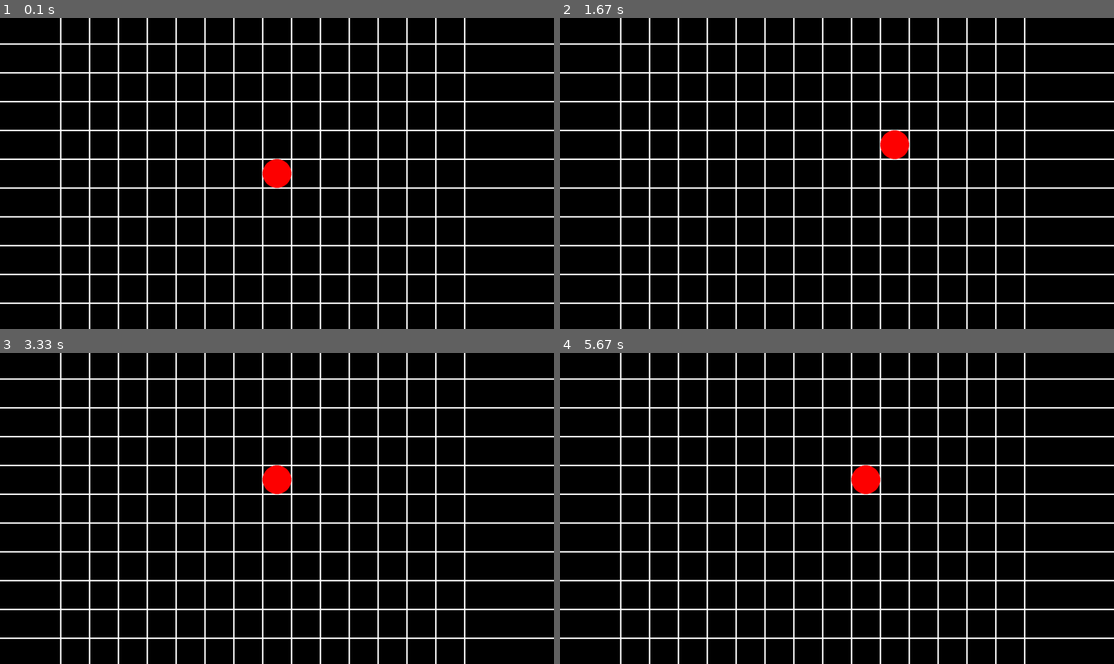
Above: before the commit, frames 1-4 (two rows, left to right).
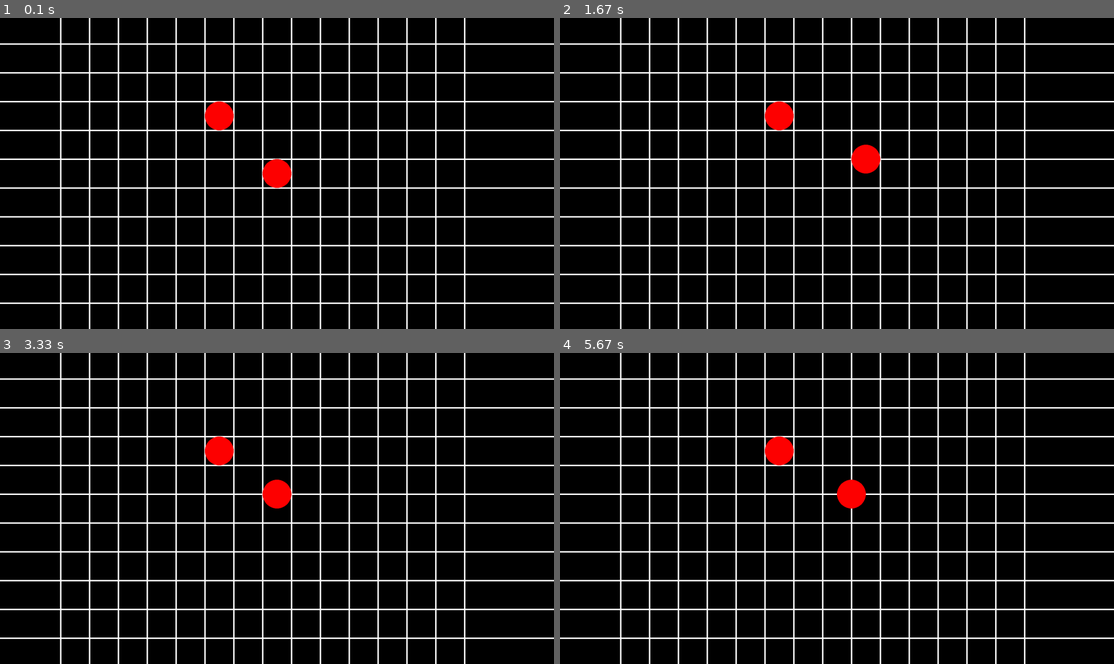
Above: after the commit, the same moments.

Repository: Bieitodlf/2dRPG
Game: pygame game, started from app.py
The game is run twice, just before and just after one commit, with the same random seed, the same clock (stepped at 60 frames per second) and the same inputs.
Inputs:
- Up to frame 1 (0.1 s): no input
- Up to frame 2 (1.67 s): hold Right 0.33-0.8 s; hold Up 0.83-1.13 s; hold Right 1.17-1.63 s
- Up to frame 3 (3.33 s): hold Left 1.67-2.2 s; hold Down 2.23-2.53 s; hold Left 2.57-2.97 s; hold Up from 3 s (still down)
- Up to frame 4 (5.67 s): release Up at 3.37 s; hold Right 3.4-4.03 s; hold Down 4.07-4.43 s; hold Left 4.47-4.93 s; hold Right 4.97-5.43 s; hold Up from 5.47 s (still down)

The runs differ from the first frame. In frame 1, 0.4% of the frame differs, in the area x 36-43%, y 26-37%; in frame 2, 1.2%, in the area x 36-64%, y 26-50%; in frame 3, 0.9%; in frame 4, 1.0%.

Commit message:
implemented sprites to handle collisions. program now detects collisions

Diff:
--- a/app.py
+++ b/app.py
@@ -2,24 +2,28 @@
 from pygame.locals import *
 from terrain.floor import floor
 from character.player import player
+from character.character import character
 
 class App:
     def __init__(self):
         self._running = True
         self._display_surf = None
         self.size = self.width, self.height = 1920, 1080
-        self.center = self.centerX, self.centerY = self.width/2, self.height/2
+        self.screenRect = pygame.Rect((0, 0), self.size)
 
     def on_init(self):
         pygame.init()
-        self._display_surf = pygame.display.set_mode(self.size, pygame.HWSURFACE | pygame.DOUBLEBUF)
+        self._display_surf = pygame.display.set_mode(self.screenRect.size, pygame.HWSURFACE | pygame.DOUBLEBUF)
         self.clock = pygame.time.Clock()
         self._running = True
         # call map loader in the future this responds to event
-        self.terrain = floor(self.size)
+        self.inGame = pygame.sprite.Group()
+        self.physEnabled = pygame.sprite.Group()
+        self.terrain = floor(self.screenRect)
         self.scale = 100 #world scale, make adjustable in the future
         self.terrain.load(self.scale)
-        self.player = player(self.center, 1, self.scale) #pass center screen, playerSize and scale
+        self.player = player(self.screenRect.center, 1, self.scale, True, self.physEnabled) #pass center screen, playerSize and scale
+        self.enemy = character((self.screenRect.center[0] - 200, self.screenRect.center[1] - 200), 1, self.scale, True, self.physEnabled)
         self.actionBuffer = [] #stores actions onto a buffer to send to objects
 
     def on_event(self, event):
@@ -54,6 +58,9 @@
             else:
                 print("app.py: wrong number of actionElements in actionBuffer")
 
+        for element in self.physEnabled:
+            element.update(self.physEnabled)
+
         # process player events from on_event()
 
     def on_render(self):
@@ -61,6 +68,7 @@
         # draw map, players
         self.terrain.render(self._display_surf)
         self.player.render(self._display_surf)
+        self.enemy.render(self._display_surf)
         pygame.display.flip()
 
     def on_cleanup(self):
--- a/character/character.py
+++ b/character/character.py
@@ -2,13 +2,13 @@
 from dynamicElement import dynamicElement
 
 class character(dynamicElement):
-    def __init__(self, startPos, size, scale):
-        dynamicElement.__init__(self, startPos, size, scale)
-        self.load()
+    def __init__(self, startPos, size, scale, isPhysEnabled, physEnabled):
+        dynamicElement.__init__(self, startPos, size, scale, isPhysEnabled, physEnabled)
+        self.loadCharacter()
 
-    def load(self):
+    def loadCharacter(self):
         #implement loader from file
-        self.speed = 1
+        self.speed = 0.5
         self.health = 100
 
     def move(self, direction):
@@ -22,7 +22,7 @@
             uvect = (1, 0)
 
         facingDir = uvect
-        self.position = self.position[0] + uvect[0] * self.speed * self.size, self.position[1] + uvect[1] * self.speed * self.size
+        self.rect.center = self.rect.center[0] + uvect[0] * self.speed * self.rect.width, self.rect.center[1] + uvect[1] * self.speed * self.rect.width
 
     def attack(self, skill):
 
--- a/character/dynamicElement.py
+++ b/character/dynamicElement.py
@@ -1,36 +1,42 @@
 import pygame
 from terrain.floor import floor
 
-class dynamicElement():
+class dynamicElement(pygame.sprite.Sprite):
 
-
-    def __init__(self, startPos, size, scale):
-        self.position = startPos
+    def __init__(self, startPos, size, scale, isPhysEnabled, physEnabled):
         size *= scale
-        self.size = size
-        self.surf = pygame.Surface((size, size), pygame.SRCALPHA, 32)
-        self.center = [size/2, size/2]
-        self.load()
+        self.rect = pygame.Rect((0, 0), (size, size))
+        self.rect.center = startPos
+        pygame.sprite.Sprite.__init__(self)
+        self.surf = pygame.Surface(self.rect.size, pygame.SRCALPHA, 32)
+        self.load(isPhysEnabled, physEnabled)
         self.colliding = False
 
-    def load(self):
-        #load player attributes and data to substitute __init__
-        self.speed = 1
-        pass
+    def load(self, isPhysEnabled, physEnabled):
+        if isPhysEnabled:
+            self.add(physEnabled)
+            #self.add(inGame)
 
-    def update(self, **kwargs):
+    def update(self, physEnabled, **kwargs):
         #moveDir is a unit vector used to determine if the player is moving and update the player position
         #moveDir = kwargs.get('moveDir')
         #damage and effects are not implemented at this moment
         #damage = kwargs.get('damage')
+        colliders = physEnabled.copy()
+        self.checkCollision(colliders)
         pass
 
     def render(self, displaySurface):
-        pygame.draw.circle(self.surf, (255, 0, 0), self.center, self.size/2, 0)
-        displaySurface.blit(self.surf, (self.position[0] - self.size/2, self.position[1] - self.size/2))
+        pygame.draw.circle(self.surf, (255, 0, 0), (self.rect.center[0] - self.rect.topleft[0], self.rect.center[1] - self.rect.topleft[1]), self.rect.width/2, 0)
+        displaySurface.blit(self.surf, self.rect)
         pass
 
-    def checkCollision(self):
+    def checkCollision(self, colliders):
         #when colliding set self.colliding = True
         #returns collider
-        pass
+        self.remove(colliders)
+        element = pygame.sprite.spritecollide(self, colliders, False)
+        #handleCollisions()
+        if len(element) > 0:
+            print(element)
+        colliders.empty()
--- a/character/player.py
+++ b/character/player.py
@@ -6,9 +6,8 @@
 
     facingDir = [0, 0]
 
-    def __init__(self, startPos, playerSize, scale):
-        character.__init__(self, startPos, playerSize, scale)
-        self.size
+    def __init__(self, startPos, playerSize, scale, isPhysEnabled, physEnabled):
+        character.__init__(self, startPos, playerSize, scale, isPhysEnabled, physEnabled)
         self.actionBuffer = []
 
     def addAction(self, actionType, action):
--- a/character/projectile.py
+++ b/character/projectile.py
@@ -1,8 +1,8 @@
 from . import dynamicElement
 
 class projectile(dynamicElement):
-    def __init__(self, startPos, size, scale, direction, speed, damage, damageType):
-        dynamicElement.__init__(self, startPos, size, scale)
+    def __init__(self, startPos, size, scale, direction, speed, physEnabled, damage, damageType):
+        dynamicElement.__init__(self, startPos, size, scale, physEnabled)
         self.damage = 10
 
     def update():
--- a/terrain/floor.py
+++ b/terrain/floor.py
@@ -2,11 +2,10 @@
 
 class floor():
 
-    def __init__(self, screenSize):
+    def __init__(self, screen):
         #pass
-        self.mapSurface = pygame.Surface(screenSize)
-        self.mapSize = self.width, self.height = screenSize
-        self.screenCenter = self.width/2, self.height/2
+        self.mapSurface = pygame.Surface(screen.size)
+        self.mapRect = pygame.Rect(screen.topleft, screen.size)
 
     def load(self, scale):
         self.scale = scale
@@ -22,13 +21,13 @@
                 ]
 
         #implement map grid for terrain and initial movement mechanics
-        gridStartX = self.screenCenter[0] - self.visibleX/2 * self.gridDimensions
-        gridStartY = self.screenCenter[1] - self.visibleY/2 * self.gridDimensions
+        gridStartX = self.mapRect.center[0] - self.visibleX/2 * self.gridDimensions
+        gridStartY = self.mapRect.center[1] - self.visibleY/2 * self.gridDimensions
         self.floorGridLines = [
-                [(gridStartX + col * self.gridDimensions, 0), (gridStartX + col * self.gridDimensions, self.mapSize[1])] for col in range(self.visibleX)
+                [(gridStartX + col * self.gridDimensions, 0), (gridStartX + col * self.gridDimensions, self.mapRect.height)] for col in range(self.visibleX)
                 ]
         floorGridLines_hori = [
-                [(0, gridStartY + row * self.gridDimensions), (self.mapSize[0], gridStartY + row * self.gridDimensions)] for row in range(self.visibleY)
+                [(0, gridStartY + row * self.gridDimensions), (self.mapRect.width, gridStartY + row * self.gridDimensions)] for row in range(self.visibleY)
                 ]
         for pointPair in floorGridLines_hori:
             self.floorGridLines.append(pointPair)
@@ -44,4 +43,4 @@
 
         #draw grid centered dots
         #[[pygame.draw.circle(self.mapSurface, (255, 255, 255), coord, 5, 0) for coord in col] for col in self.floorGrid]
-        displaySurf.blit(self.mapSurface, (0, 0))
+        displaySurf.blit(self.mapSurface, self.mapRect.topleft)
Not shown, added: .gitignore
